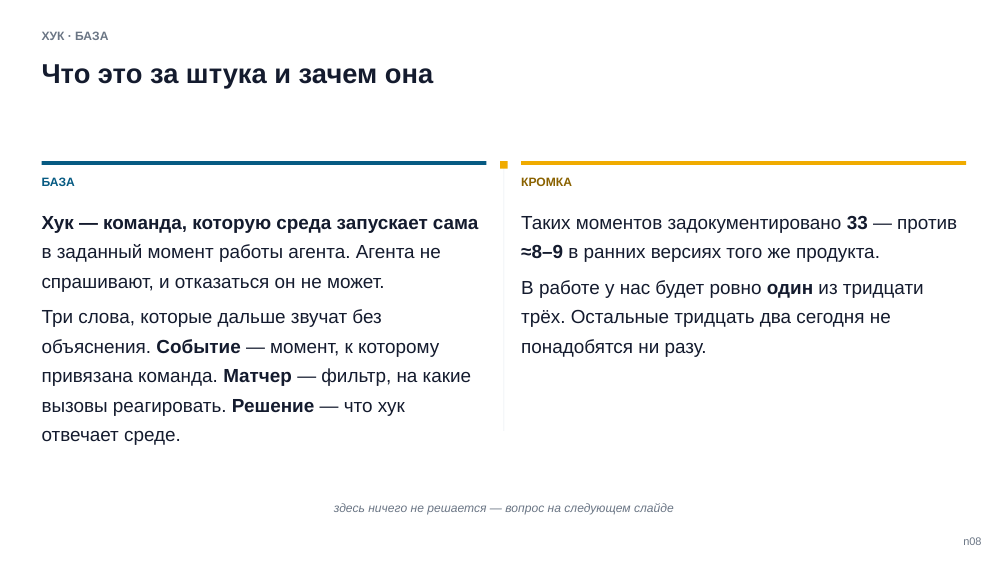
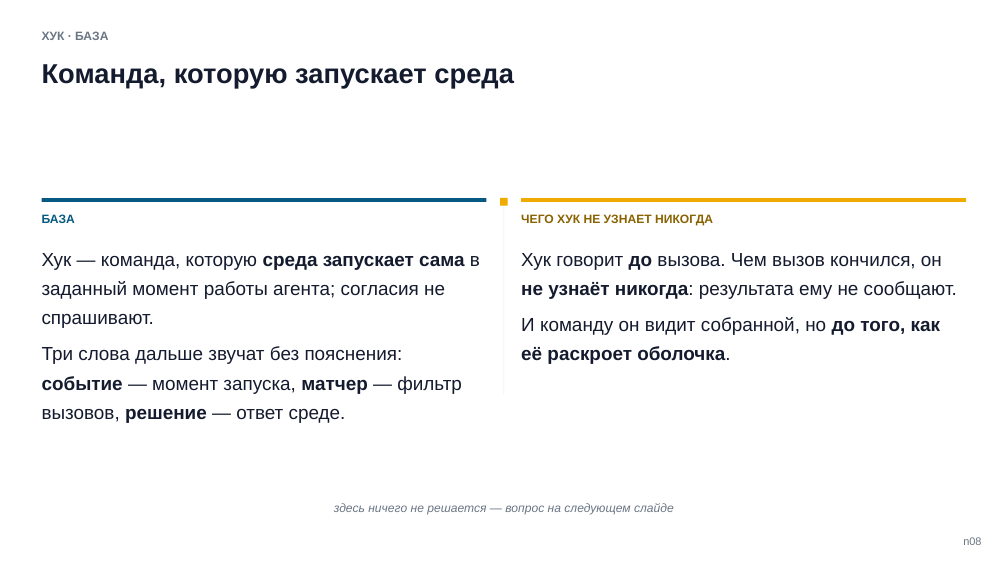
Before and after one commit to tellina-study/AI-usage-lessons, a slide deck: slide 8 of library/seminars/sem-05/rendered/sem-05-n.pptx. Drawn at 1008x567 pixels with LibreOffice and Linux fonts; fonts in the diff are those of the drawing. Boxes give left, top, right and bottom in pixels: in the first picture for what was removed or moved away, otherwise in the second. Text is boxed around its words. In the diff, an @@ line names an element or a change of style, - is before the commit and + after.

Commit message:
Хуки после прожарки: провал кейса 2 перенацелен на выбранную клетку, три Такта Б под норму, слово «кромка» снято, время перераспределено #211

```diff
--- a/library/seminars/sem-05/rendered/sem-05-n.pptx
+++ b/library/seminars/sem-05/rendered/sem-05-n.pptx
@@ text at <box>42,64,514,88</box>: text changed @@
-Что это за штука и зачем она
+Команда, которую запускает среда
@@ 3 rectangles, 1 text: place and size @@
-3 rectangles, 1 text at <box>42,161,966,186</box>
+3 rectangles, 1 text at <box>42,198,966,223</box>
@@ rectangle: place and size @@
-rectangle at <box>504,161,504,431</box>
+rectangle at <box>504,198,504,394</box>
@@ text at <box>521,214,713,225</box>: text changed @@
-КРОМКА
+ЧЕГО ХУК НЕ УЗНАЕТ НИКОГДА
@@ text at <box>42,253,480,423</box>: text changed @@
-Хук — команда, которую среда запускает сама в заданный момент работы агента. Агента не спрашивают, и отказаться он не может.
-Три слова, которые дальше звучат без объяснения. Событие — момент, к которому привязана команда. Матчер — фильтр, на какие вызовы реагировать. Решение — что хук отвечает среде.
+Хук — команда, которую среда запускает сама в заданный момент работы агента; согласия не спрашивают.
+Три слова дальше звучат без пояснения: событие — момент запуска, матчер — фильтр вызовов, решение — ответ среде.
@@ text at <box>521,253,957,364</box>: text changed @@
-Таких моментов задокументировано 33 — против ≈8–9 в ранних версиях того же продукта.
-В работе у нас будет ровно один из тридцати трёх. Остальные тридцать два сегодня не понадобятся ни разу.
+Хук говорит до вызова. Чем вызов кончился, он не узнаёт никогда: результата ему не сообщают.
+И команду он видит собранной, но до того, как её раскроет оболочка.
```
Also in this commit, not shown: 4 other slides changed, 1 slide added, 1 slide removed, 17 other files.
